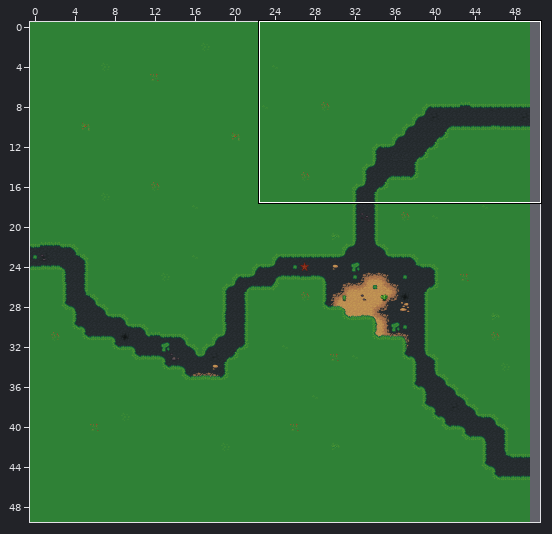
One commit to this Tiled map: res/maps/outskirts.tmx. The picture above shows the old version from afar; the outline marks the close-up.
Close-up. First the earlier version:
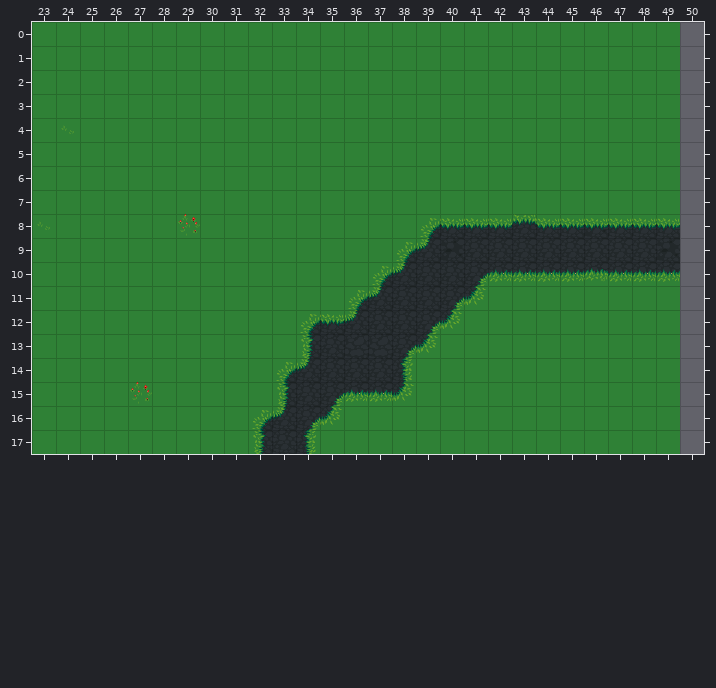
Cells are 32x32 px. Shown: x 23..50, y 0..17. The commit also changed other parts of the map, which this record leaves out. The old version is drawn lined up with the new one.
Once edited:
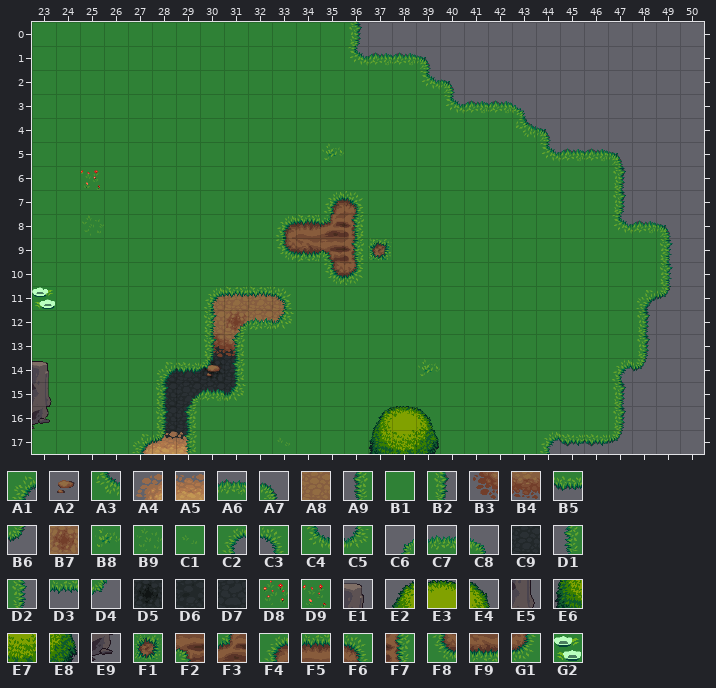
Key: from "LPC Tile Atlas Terrain": A1 22, A2 50, A3 54, A4 79, A5 80, A6 86, A7 87, A8 115, A9 117, B1 118, B2 119, B3 146, B4 147, B5 150, B6 151, B7 178, B8 181, B9 182, C1 183, C2 213, C3 215, C4 245, C5 247, C6 277, C7 278, C8 279, C9 307, D1 309, D2 311, D3 342, D4 343, D5 370, D6 371, D7 372, D8 374, D9 375, E1 400, E2 408, E3 409, E4 410, E5 432, E6 440, E7 441, E8 442, E9 464, F1 485, F2 487, F3 519, F4 549, F5 550, F6 551, F7 583, F8 613, F9 614, G1 615, G2 803.
__ is an empty cell.
Tiles replaced or removed in this view: A1, A6, A9, B1, B2, B5, B6, C1, C5, C6, C7, C9, D1, D3, D6, D7, D8.
Tiles of an added or newly shown layer are drawn over the layers below it.
Changes in this commit:
Changed rows in their new state; .. is an unchanged cell.
map size 50x50 -> 100x100 cells
Layer "Terrain Lower" (removed):
first column x 32:
 8 .. .. .. .. .. .. .. __ __ __ __ __ __ __ __ __ __ __
 9 .. .. .. .. .. .. __ __ __ __ __ __ __ __ __ __ __ __
10 .. .. .. .. .. __ __ __ __ __ __ __ __ __ __ __ __ __
11 .. .. .. .. __ __ __ __ __ __ .. .. .. .. .. .. .. ..
12 .. .. __ __ __ __ __ __ __ .. .. .. .. .. .. .. .. ..
13 .. .. __ __ __ __ __ __ .. .. .. .. .. .. .. .. .. ..
14 .. __ __ __ __ __ __ .. .. .. .. .. .. .. .. .. .. ..
15 .. __ __ __ __ __ __ .. .. .. .. .. .. .. .. .. .. ..
16 __ __ __ __ .. .. .. .. .. .. .. .. .. .. .. .. .. ..
17 __ __ __ .. .. .. .. .. .. .. .. .. .. .. .. .. .. ..
Layer "Terrain Upper" (removed):
first column x 23:
 0 .. .. .. .. .. .. .. .. .. .. .. .. .. __ __ __ __ __ __ __ __ __ __ __ __ __ __
 1 .. .. .. .. .. .. .. .. .. .. .. .. .. __ __ __ __ __ __ __ __ __ __ __ __ __ __
 2 .. .. .. .. .. .. .. .. .. .. .. .. .. .. .. .. __ __ __ __ __ __ __ __ __ __ __
 3 .. .. .. .. .. .. .. .. .. .. .. .. .. .. .. .. .. __ __ __ __ __ __ __ __ __ __
 4 .. __ .. .. .. .. .. .. .. .. .. .. .. .. .. .. .. .. .. .. __ __ __ __ __ __ __
 5 .. .. .. .. .. .. .. .. .. .. .. .. __ .. .. .. .. .. .. .. .. __ __ __ __ __ __
 6 .. .. __ .. .. .. .. .. .. .. .. .. .. .. .. .. .. .. .. .. .. .. .. .. __ __ __
 7 .. .. .. .. .. .. .. .. .. .. .. .. __ __ .. .. .. .. .. .. .. .. .. .. __ __ __
 8 __ .. __ .. .. .. __ .. .. .. __ __ __ __ .. .. __ __ __ __ __ __ __ __ __ __ __
 9 .. .. .. .. .. .. .. .. .. .. __ __ __ __ __ __ __ .. .. .. .. .. .. .. .. .. ..
10 .. .. .. .. .. .. .. .. .. .. .. .. __ __ __ __ .. .. __ __ __ __ __ __ __ __ __
11 __ .. .. .. .. .. .. __ __ __ __ .. .. __ __ .. .. __ __ .. .. .. .. .. .. __ __
12 .. .. .. .. .. .. .. __ __ __ __ __ __ __ .. .. __ __ .. .. .. .. .. .. .. __ __
13 .. .. .. .. .. .. .. __ __ .. .. __ .. .. .. __ __ .. .. .. .. .. .. .. .. __ __
14 __ .. .. .. .. __ __ __ __ .. __ __ .. .. .. __ __ .. .. .. .. .. .. .. __ __ __
15 __ .. .. .. __ __ __ __ __ .. __ .. __ __ __ __ .. .. .. .. .. .. .. .. __ __ __
16 __ .. .. .. .. __ __ .. .. __ __ __ __ .. __ __ __ .. .. .. .. .. .. .. __ __ __
17 .. .. .. .. __ __ __ .. .. __ .. __ .. .. __ __ __ .. .. .. .. __ __ __ __ __ __
Layer "Terrain 4" (added):
first column x 27:
13 .. .. .. C9 C9
14 .. C9 C9 D5 C9
15 .. C9 C9 C9 C9
16 .. C9 C9 .. ..
17 C9 C9 C9 .. ..
Layer "Terrain 3" (added):
first column x 27:
11 .. .. .. A8 A8 A8 A8
12 .. .. .. A8 B7 A8 A8
13 .. .. .. B3 B4 .. ..
14 .. .. .. A2 .. .. ..
17 A4 A5 A5 .. .. .. ..
Layer "Terrain 2" (added):
first column x 23:
 0 .. .. .. .. .. .. .. .. .. .. .. .. .. B2 .. .. .. .. .. .. .. .. .. .. .. .. ..
 1 .. .. .. .. .. .. .. .. .. .. .. .. .. C4 A6 A6 A7 .. .. .. .. .. .. .. .. .. ..
 2 .. .. .. .. .. .. .. .. .. .. .. .. .. .. .. .. C4 A7 .. .. .. .. .. .. .. .. ..
 3 .. .. .. .. .. .. .. .. .. .. .. .. .. .. .. .. .. C4 A6 A6 C8 .. .. .. .. .. ..
 4 .. B1 .. .. .. .. .. .. .. .. .. .. .. .. .. .. .. .. .. .. A3 A7 .. .. .. .. ..
 5 .. .. .. .. .. .. .. .. .. .. .. .. B8 .. .. .. .. .. .. .. .. C4 A6 A6 A7 .. ..
 6 .. .. D9 .. .. .. .. .. .. .. .. .. .. .. .. .. .. .. .. .. .. .. .. .. B2 .. ..
 7 .. .. .. .. .. .. .. .. .. .. .. .. F4 F6 .. .. .. .. .. .. .. .. .. .. B2 .. ..
 8 B1 .. B9 .. .. .. B1 .. .. .. F4 F5 F3 F7 .. .. B1 B1 B1 B1 B1 B1 B1 B1 C4 A6 A7
 9 .. .. .. .. .. .. .. .. .. .. F8 F9 F2 F7 F1 B1 B1 B1 B1 B1 B1 B1 B1 B1 B1 B1 D2
10 .. .. .. .. .. .. .. .. .. .. .. .. F8 G1 B1 B1 B1 B1 B1 B1 B1 B1 B1 B1 B1 B1 D2
11 G2 .. .. .. .. .. .. C2 D3 D3 C3 .. .. B1 B1 B1 B1 B1 B1 .. .. .. .. .. .. A1 B6
12 .. .. .. .. .. .. .. D2 C6 C7 C5 B1 B1 B1 B1 B1 B1 B1 .. .. .. .. .. .. .. B2 ..
13 .. .. .. .. .. .. .. D2 D1 .. .. B1 B1 B1 B1 B1 B1 .. .. .. .. .. .. .. .. B2 ..
14 B1 .. .. .. .. A1 B5 D4 D1 .. B1 B1 B1 B1 B1 B1 B8 .. .. .. .. .. .. .. C2 B6 ..
15 B1 .. .. .. B1 D2 C6 A6 C5 .. B1 B1 B1 B1 B1 B1 .. .. .. .. .. .. .. .. B2 .. ..
16 B1 .. .. .. .. D2 D1 .. .. B1 B1 B1 B1 .. B1 B1 B1 .. .. .. .. .. .. .. B2 .. ..
17 .. .. .. .. A1 B6 D1 .. .. B1 C1 B1 .. .. B1 .. B1 .. .. .. .. C2 B5 B5 B6 .. ..
Layer "Collision 1" (added):
first column x 23:
16 E9
Layer "Overlay 1" (added):
first column x 23:
14 E1 .. .. .. .. .. .. .. .. .. .. .. .. .. .. .. ..
15 E5 .. .. .. .. .. .. .. .. .. .. .. .. .. .. .. ..
16 .. .. .. .. .. .. .. .. .. .. .. .. .. .. E2 E3 E4
17 .. .. .. .. .. .. .. .. .. .. .. .. .. .. E6 E7 E8
Boxes around the changes in both close-ups, in picture pixels (x1, y1, x2, y2):
changed: (130, 22, 680, 454)
changed: (61, 126, 74, 134)
changed: (81, 170, 100, 190)
changed: (37, 222, 50, 230)
changed: (82, 215, 104, 236)
changed: (32, 287, 55, 309)
changed: (32, 361, 52, 429)
